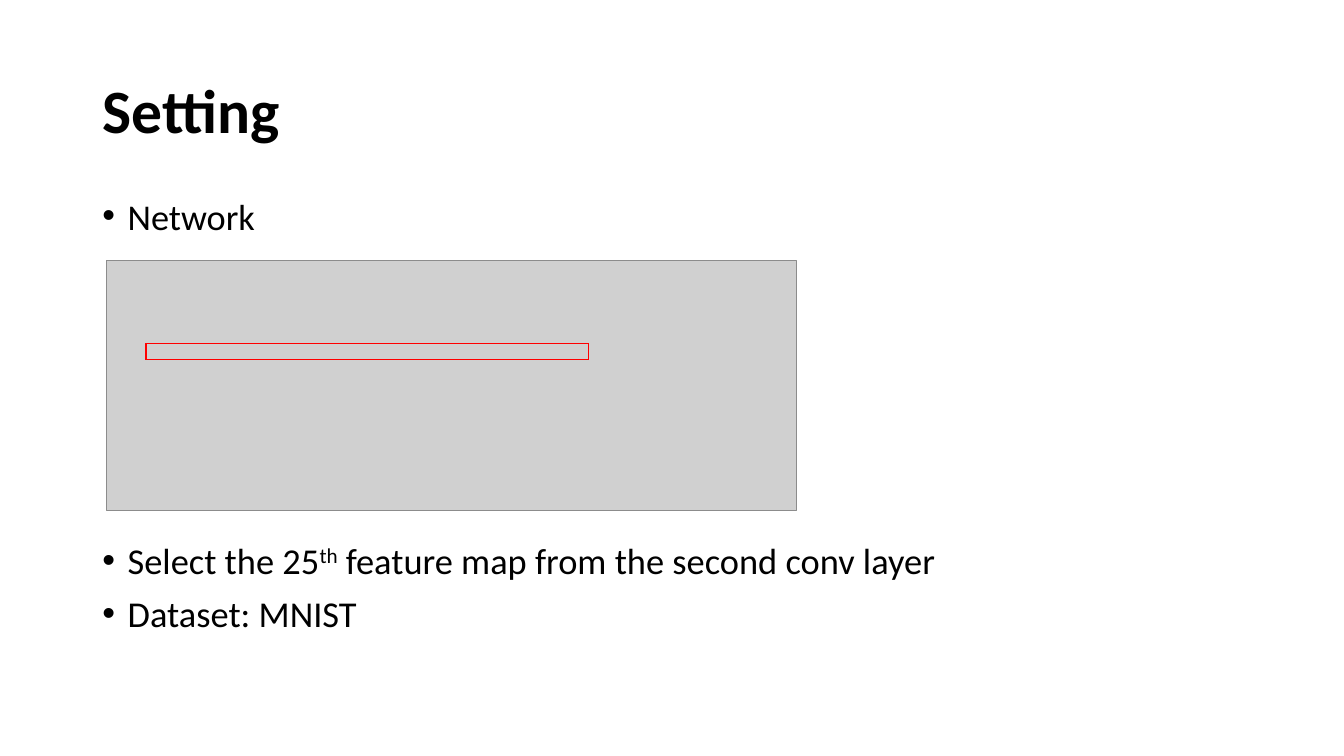
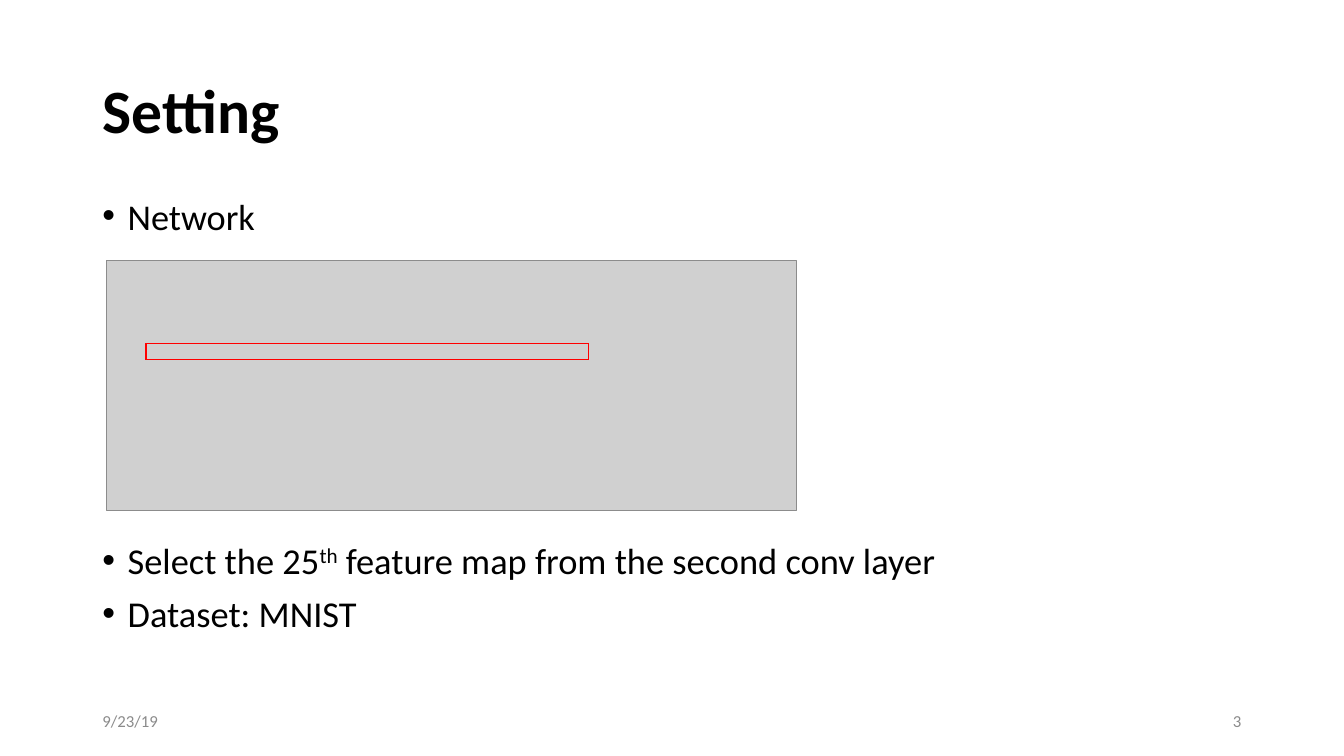
Before and after one commit to JiaxinZhuang/Interpretation, a slide deck: slide 3 of ppt/Interpretation-9-20.pptx. Drawn at 1344x756 pixels with LibreOffice and Linux fonts; fonts in the diff are those of the drawing; grey boxes stand for pictures. Boxes give left, top, right and bottom in pixels: in the first picture for what was removed or moved away, otherwise in the second. Text is boxed around its words. In the diff, an @@ line names an element or a change of style, - is before the commit and + after.

Commit message:
update ppt and some code

```diff
--- a/ppt/Interpretation-9-20.pptx
+++ b/ppt/Interpretation-9-20.pptx
@@ text added at [102,715,157,728], 12 pt, text #8C8C8C @@
+9/23/19
@@ page number added at [1233,716,1241,727], 12 pt, text #8C8C8C @@
+3
```
Also in this commit, not shown: 4 other slides changed, 6 slides added, 1 slide removed, 5 other files.
